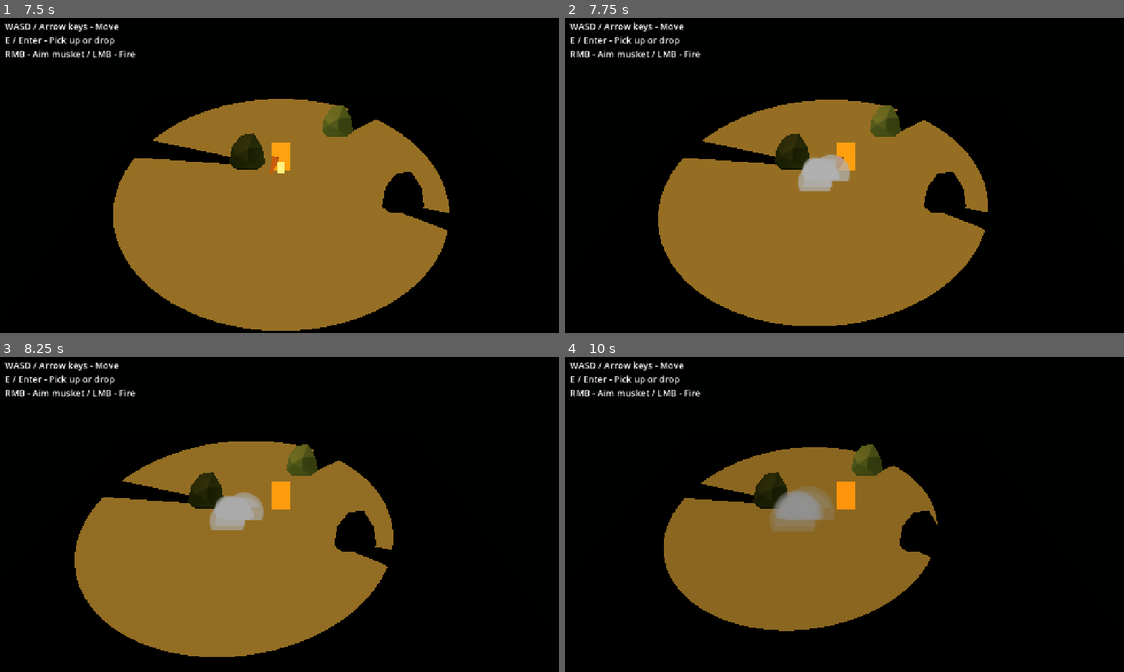
Above: before the commit, frames 1-4 (two rows, left to right).
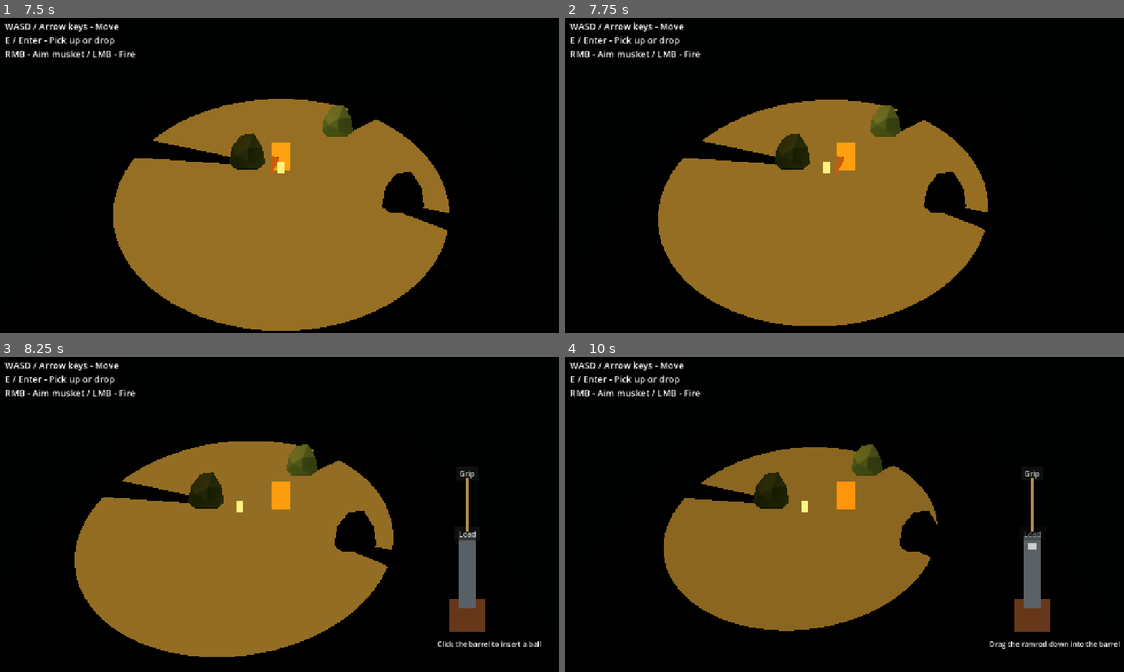
Above: after the commit, the same moments.

Repository: martindzejky/ld60
Game: Godot game, scene res://scenes/main.tscn
The game is run twice, just before and just after one commit, with the same random seed, the same clock (stepped at 60 frames per second) and the same inputs.
Inputs (mouse positions are in pixels of both pictures, inside the frame that each line leads up to):
- Up to frame 1 (7.5 s): tap Enter at 0.5, 4.25, 7.25 s; move the mouse to (251, 235) at 0.52 s; hold W (move_up) 0.53-1.25 s; hold Right mouse button (aim_musket) 0.53-1.25 s; click (251, 235) at 0.8 s; click "Click lantern to squeeze Let …" at 1.25 s; drag from (452, 219) to (251, 235) at 2.02 s; tap Space at 2.75, 5.75 s; move the mouse to (106, 125) at 2.77 s; hold A (move_left) 2.78-3.5 s; hold Right mouse button (aim_musket) 2.78-3.5 s; click (106, 125) at 3.05 s; drag from (307, 172) to (106, 125) at 3.52 s; move the mouse to (195, 90) at 4.27 s; press the mouse at (195, 90) at 4.28 s; hold S (move_down) 4.28-5 s; release the mouse at (195, 90) at 5 s; drag from (408, 156) to (195, 90) at 5.02 s; move the mouse to (167, 188) at 5.77 s; hold W (move_up) 5.78-6.5 s; hold Right mouse button (aim_musket) 5.78-6.5 s; click (167, 188) at 6.05 s; drag from (340, 99) to (167, 188) at 6.52 s; move the mouse to (251, 235) at 7.27 s; hold D (move_right) from 7.28 s (still down); hold Right mouse button (aim_musket) from 7.28 s (still down)
- Up to frame 2 (7.75 s): keep holding D (move_right); keep holding Right mouse button (aim_musket); click (816, 235) at 7.55 s
- Up to frame 3 (8.25 s): release D (move_right) at 8 s; release Right mouse button (aim_musket) at 8 s; drag from (452, 558) to (251, 574) at 8.02 s
- Up to frame 4 (10 s): click (1034, 473) at 8.75 s, where only the run after the commit has a clickable "Grip"; click (1034, 533) at 9.5 s, where only the run after the commit has a clickable "Load"

Frame 1 is identical in both runs. In frame 2, 0.8% of the frame differs, in the area x 41-52%, y 43-55%; in frame 3, 2.5%; in frame 4, 3.0%, in the area x 36-100%, y 35-93%.

Commit message:
Musket reload interaction prototype

Diff:
--- a/scenes/main.tscn
+++ b/scenes/main.tscn
@@ -6,6 +6,8 @@
 [ext_resource type="Shader" uid="uid://bn1p42cqm4tj0" path="res://shaders/ground_lighting.gdshader" id="4"]
 [ext_resource type="PackedScene" path="res://objects/musket.tscn" id="5"]
 [ext_resource type="Script" path="res://scripts/lantern_ui.gd" id="6"]
+
+[ext_resource type="Script" path="res://scripts/musket_ui.gd" id="7"]
 
 [sub_resource type="Environment" id="environment"]
 background_mode = 1
@@ -149,6 +151,98 @@
 Let the lever reopen"
 horizontal_alignment = 1
 
+[node name="musket" type="Control" parent="hud" node_paths=PackedStringArray("musket", "lantern", "barrel", "ramrod", "ball", "prompt")]
+visible = false
+anchors_preset = 3
+anchor_left = 1.0
+anchor_top = 1.0
+anchor_right = 1.0
+anchor_bottom = 1.0
+offset_left = -324.0
+offset_top = -494.0
+offset_right = -24.0
+offset_bottom = -24.0
+grow_horizontal = 0
+grow_vertical = 0
+mouse_filter = 2
+script = ExtResource("7")
+musket = NodePath("../../musket")
+lantern = NodePath("../../lantern")
+barrel = NodePath("barrel")
+ramrod = NodePath("ramrod")
+ball = NodePath("ball")
+prompt = NodePath("prompt")
+
+[node name="stock" type="ColorRect" parent="hud/musket"]
+layout_mode = 0
+offset_left = 60.0
+offset_top = 330.0
+offset_right = 140.0
+offset_bottom = 405.0
+mouse_filter = 2
+color = Color(0.4, 0.22, 0.1, 1)
+
+[node name="tube" type="ColorRect" parent="hud/musket"]
+layout_mode = 0
+offset_left = 80.0
+offset_top = 190.0
+offset_right = 120.0
+offset_bottom = 350.0
+mouse_filter = 2
+color = Color(0.35, 0.38, 0.4, 1)
+
+[node name="barrel" type="Button" parent="hud/musket"]
+layout_mode = 0
+offset_left = 70.0
+offset_top = 170.0
+offset_right = 130.0
+offset_bottom = 200.0
+focus_mode = 0
+action_mode = 0
+mouse_default_cursor_shape = 2
+text = "Load"
+
+[node name="ball" type="ColorRect" parent="hud/musket"]
+layout_mode = 0
+offset_left = 92.0
+offset_top = 205.0
+offset_right = 108.0
+offset_bottom = 221.0
+mouse_filter = 2
+color = Color(0.8, 0.8, 0.8, 1)
+
+[node name="ramrod" type="Button" parent="hud/musket"]
+layout_mode = 0
+offset_left = 75.0
+offset_top = 35.0
+offset_right = 125.0
+offset_bottom = 59.0
+focus_mode = 0
+mouse_default_cursor_shape = 6
+text = "Grip"
+
+[node name="shaft" type="ColorRect" parent="hud/musket/ramrod"]
+layout_mode = 0
+offset_left = 22.0
+offset_top = 24.0
+offset_right = 28.0
+offset_bottom = 145.0
+mouse_filter = 2
+color = Color(0.7, 0.55, 0.3, 1)
+
+[node name="prompt" type="Label" parent="hud/musket"]
+layout_mode = 0
+offset_top = 420.0
+offset_right = 300.0
+offset_bottom = 470.0
+mouse_filter = 2
+theme_override_font_sizes/font_size = 16
+autowrap_mode = 2
+horizontal_alignment = 1
+
+[connection signal="pressed" from="hud/musket/barrel" to="player" method="_on_barrel_pressed"]
+[connection signal="gui_input" from="hud/musket/ramrod" to="player" method="_on_ramrod_gui_input"]
+
 [connection signal="pressed" from="hud/lantern" to="player" method="_on_lantern_pressed"]
 
 [editable path="player"]
--- a/scripts/musket.gd
+++ b/scripts/musket.gd
@@ -4,6 +4,9 @@
 signal equipped
 signal aiming_changed(aiming: bool)
 signal fired(hit: Dictionary)
+signal reload_changed
+
+enum ReloadState { EMPTY, BALL_INSERTED, RAMMED, LOADED }
 
 @export var sprite: Sprite3D
 @export var visuals: CameraFacing
@@ -15,6 +18,26 @@
 
 var is_owned: bool = false
 var is_aiming: bool = false
+var reload_state: ReloadState = ReloadState.EMPTY
+var ramrod_insertion: float = 0.0
+
+
+func insert_ball() -> void:
+  if not is_owned or is_aiming or reload_state != ReloadState.EMPTY:
+    return
+  reload_state = ReloadState.BALL_INSERTED
+  reload_changed.emit()
+
+
+func move_ramrod(amount: float) -> void:
+  if not is_owned or is_aiming or reload_state not in [ReloadState.BALL_INSERTED, ReloadState.RAMMED]:
+    return
+  ramrod_insertion = clampf(ramrod_insertion + amount, 0.0, 1.0)
+  if ramrod_insertion == 1.0:
+    reload_state = ReloadState.RAMMED
+  elif ramrod_insertion == 0.0 and reload_state == ReloadState.RAMMED:
+    reload_state = ReloadState.LOADED
+  reload_changed.emit()
 
 
 func equip() -> void:
@@ -40,11 +63,14 @@
 
 
 func fire(origin: Vector3, target: Vector3, excluded_body: RID) -> Dictionary:
-  if not is_aiming:
+  if not is_aiming or reload_state != ReloadState.LOADED:
     return {}
   var direction := Vector3(target.x - origin.x, 0.0, target.z - origin.z)
   if direction.is_zero_approx():
     return {}
+
+  reload_state = ReloadState.EMPTY
+  reload_changed.emit()
 
   var start := origin + Vector3.UP * ray_height
   var end := start + direction.normalized() * minf(direction.length(), shot_range)
--- /dev/null
+++ b/scripts/musket_ui.gd
@@ -0,0 +1,40 @@
+extends Control
+
+@export var musket: Musket
+@export var lantern: Lantern
+@export var barrel: Button
+@export var ramrod: Button
+@export var ball: ColorRect
+@export var prompt: Label
+@export var ramrod_travel: float = 150.0
+
+var _ramrod_rest: Vector2
+
+
+func _ready() -> void:
+  _ramrod_rest = ramrod.position
+  musket.equipped.connect(_update_visibility)
+  musket.aiming_changed.connect(_update_visibility)
+  lantern.carried_changed.connect(_update_visibility)
+  musket.reload_changed.connect(_update_reload)
+  _update_visibility()
+  _update_reload()
+
+
+func _update_visibility(_changed: bool = false) -> void:
+  visible = musket.is_owned and not musket.is_aiming and not lantern.is_carried
+
+
+func _update_reload() -> void:
+  ramrod.position = _ramrod_rest + Vector2.DOWN * ramrod_travel * musket.ramrod_insertion
+  barrel.disabled = musket.reload_state != Musket.ReloadState.EMPTY
+  ball.visible = musket.reload_state == Musket.ReloadState.BALL_INSERTED
+  match musket.reload_state:
+    Musket.ReloadState.EMPTY:
+      prompt.text = 'Click the barrel to insert a ball'
+    Musket.ReloadState.BALL_INSERTED:
+      prompt.text = 'Drag the ramrod down into the barrel'
+    Musket.ReloadState.RAMMED:
+      prompt.text = 'Pull the ramrod all the way back out'
+    Musket.ReloadState.LOADED:
+      prompt.text = 'Loaded! Hold RMB to aim, LMB to fire'
--- a/scripts/player.gd
+++ b/scripts/player.gd
@@ -14,6 +14,7 @@
 @export var dash_duration: float = 0.18
 @export var dash_recovery: float = 0.5
 @export var dash_cooldown: float = 4.0
+@export var ramrod_drag_distance: float = 150.0
 
 var _last_direction: Vector2 = Vector2.DOWN
 var _dash_direction: Vector2 = Vector2.DOWN
@@ -22,6 +23,7 @@
 var _cooldown_timer: Timer = Timer.new()
 var _item_parent: Node
 var _shot_requested: bool = false
+var _dragging_ramrod: bool = false
 
 
 func _ready() -> void:
@@ -47,6 +49,16 @@
   _update_equipment()
 
 
+func _input(event: InputEvent) -> void:
+  if not _dragging_ramrod:
+    return
+  if event is InputEventMouseMotion:
+    musket.move_ramrod(event.relative.y / ramrod_drag_distance)
+    get_viewport().set_input_as_handled()
+  elif event.is_action_released('fire_musket'):
+    _dragging_ramrod = false
+
+
 func _unhandled_input(event: InputEvent) -> void:
   if event.is_echo():
     return
@@ -67,6 +79,16 @@
     lantern.charge()
 
 
+func _on_barrel_pressed() -> void:
+  if not lantern.is_carried:
+    musket.insert_ball()
+
+
+func _on_ramrod_gui_input(event: InputEvent) -> void:
+  if event.is_action_pressed('fire_musket') and not lantern.is_carried:
+    _dragging_ramrod = musket.reload_state in [Musket.ReloadState.BALL_INSERTED, Musket.ReloadState.RAMMED]
+
+
 func _dash() -> void:
   if (
     not _cooldown_timer.is_stopped() or not _dash_timer.is_stopped()
@@ -81,6 +103,7 @@
 
 
 func _interact() -> void:
+  _dragging_ramrod = false
   if not musket.is_owned and _within_reach(musket):
     _attach(musket, musket_back_slot)
     musket.equip()
@@ -118,7 +141,10 @@
 
 
 func _aiming_requested() -> bool:
-  return musket.is_owned and not lantern.is_carried and Input.is_action_pressed('aim_musket')
+  return (
+    musket.is_owned and not lantern.is_carried and not _dragging_ramrod
+    and Input.is_action_pressed('aim_musket')
+  )
 
 
 func _physics_process(_delta: float) -> void:
Not shown, added: scripts/musket_ui.gd.uid
